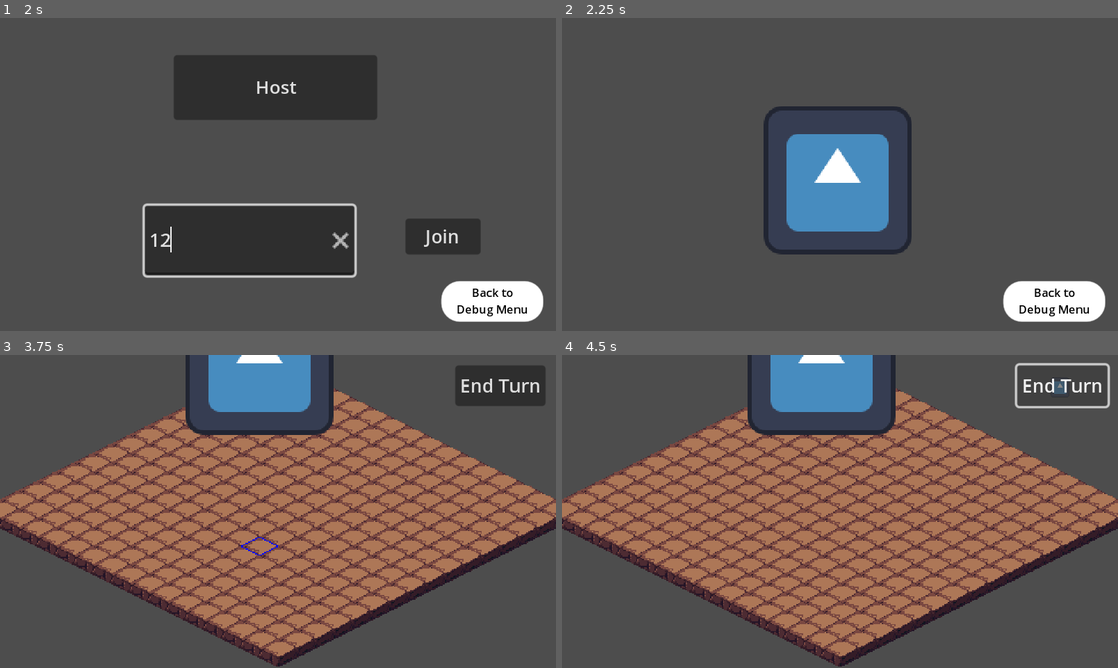
Above: before the commit, frames 1-4 (two rows, left to right).
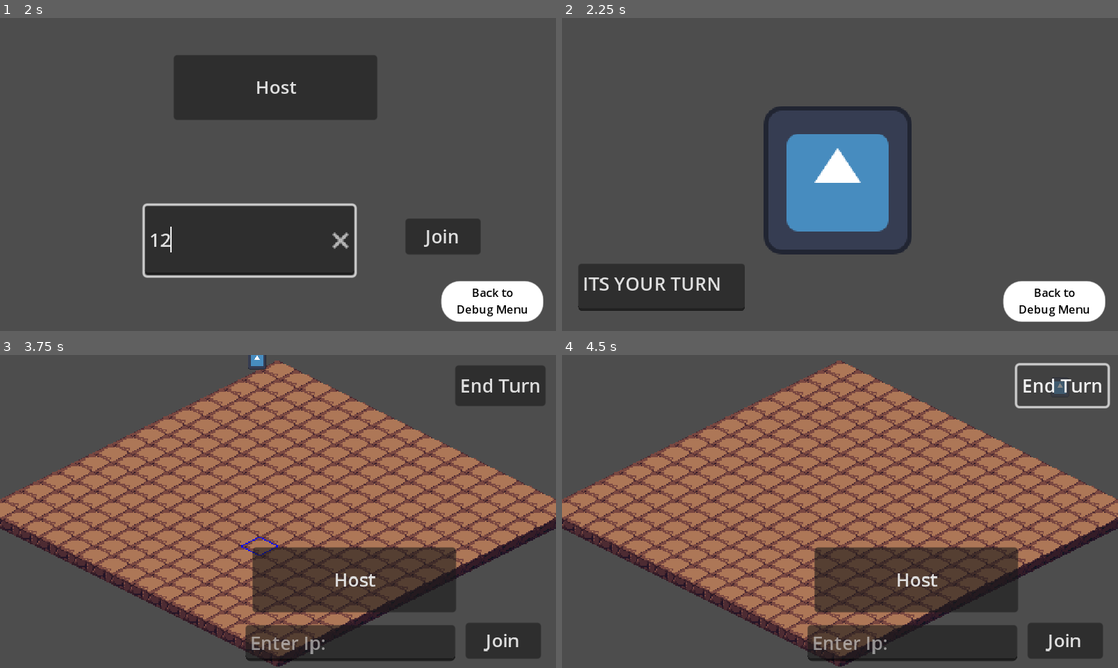
Above: after the commit, the same moments.

Repository: CodingMan275/gunslinger
Game: Godot game, scene res://debug_screen/debug_menu.tscn
The game is run twice, just before and just after one commit, with the same random seed, the same clock (stepped at 60 frames per second) and the same inputs. The engine's default icon, where the game draws it, is replaced by a stand-in: a white triangle on a blue panel in a dark square.
Inputs (mouse positions are in pixels of both pictures, inside the frame that each line leads up to):
- Up to frame 1 (2 s): click "world" at 0.5 s; click (250, 240) at 1.27 s; type "12" at 1.35 s
- Up to frame 2 (2.25 s): click "Host" at 2 s
- Up to frame 3 (3.75 s): click "Back to Debug Menu" at 2.75 s; click "node_2d" at 3.5 s
- Up to frame 4 (4.5 s): click "End Turn" at 4.25 s

Frame 1 is identical in both runs. In frame 2, 4.4% of the frame differs, in the area x 2-33%, y 78-94%; in frame 3, 19%; in frame 4, 19%, in the area x 33-98%, y 0-98%.

Commit message:
Peer Id, Connections, and Tile Map
Okay NOW its not going to break.
I am getting an error about a packed scene, will look into shortly

Diff:
--- a/Player.tscn
+++ b/Player.tscn
@@ -10,6 +10,9 @@
 properties/0/path = NodePath(".:position")
 properties/0/spawn = true
 properties/0/replication_mode = 1
+properties/1/path = NodePath("CanvasLayer:visible")
+properties/1/spawn = true
+properties/1/replication_mode = 1
 
 [node name="Player" type="CharacterBody2D"]
 collision_layer = 2
@@ -24,4 +27,13 @@
 [node name="MultiplayerSynchronizer" type="MultiplayerSynchronizer" parent="."]
 replication_config = SubResource("SceneReplicationConfig_42imv")
 
+[node name="CanvasLayer" type="CanvasLayer" parent="."]
+
+[node name="TextEdit" type="TextEdit" parent="CanvasLayer"]
+offset_left = 14.0
+offset_top = 212.0
+offset_right = 158.0
+offset_bottom = 253.0
+text = "ITS YOUR TURN"
+
 [connection signal="ready" from="." to="." method="_on_ready"]
--- a/node_2d.tscn
+++ b/node_2d.tscn
@@ -450,6 +450,14 @@
 sources/0 = SubResource("TileSetAtlasSource_p1dyh")
 sources/1 = SubResource("TileSetAtlasSource_bqeqs")
 
+[sub_resource type="SceneReplicationConfig" id="SceneReplicationConfig_mfl53"]
+properties/0/path = NodePath("MoveablePlayer:position")
+properties/0/spawn = true
+properties/0/replication_mode = 1
+properties/1/path = NodePath("CanvasLayer/Button:button_pressed")
+properties/1/spawn = true
+properties/1/replication_mode = 1
+
 [node name="Node2D" type="Node2D"]
 
 [node name="TileMap" type="TileMap" parent="."]
@@ -460,23 +468,65 @@
 layer_1/name = "Layer1"
 layer_1/y_sort_enabled = true
 script = ExtResource("3_m8k54")
-
-[node name="Camera2D" type="Camera2D" parent="."]
-offset = Vector2(16, 130)
-
-[node name="MoveablePlayer" parent="." instance=ExtResource("4_pa1d4")]
-
-[node name="CanvasLayer" type="CanvasLayer" parent="."]
-
-[node name="Button" type="Button" parent="CanvasLayer"]
+player_scene = ExtResource("5_lmdmc")
+
+[node name="CanvasLayer" type="CanvasLayer" parent="TileMap"]
+
+[node name="Button" type="Button" parent="TileMap/CanvasLayer"]
 offset_left = 393.0
 offset_top = 9.0
 offset_right = 471.0
 offset_bottom = 44.0
 action_mode = 0
 text = "End Turn"
-
-[node name="Player" parent="." instance=ExtResource("5_lmdmc")]
-
-[connection signal="Order" from="TileMap" to="Player" method="_on_tile_map_order"]
-[connection signal="pressed" from="CanvasLayer/Button" to="TileMap" method="_on_button_pressed"]
+metadata/_edit_use_anchors_ = true
+
+[node name="Host" type="Button" parent="TileMap/CanvasLayer"]
+anchors_preset = -1
+anchor_left = 0.454
+anchor_top = 0.615
+anchor_right = 0.82
+anchor_bottom = 0.822
+offset_left = 0.0799866
+offset_top = -0.0500031
+offset_right = 0.103973
+offset_bottom = -0.00396729
+text = "Host"
+metadata/_edit_use_anchors_ = true
+
+[node name="Join" type="Button" parent="TileMap/CanvasLayer"]
+anchors_preset = -1
+anchor_left = 0.837
+anchor_top = 0.856
+anchor_right = 0.973
+anchor_bottom = 0.97
+offset_left = 0.23999
+offset_top = -0.12001
+offset_right = -0.0400391
+offset_bottom = 0.100006
+text = "Join"
+metadata/_edit_use_anchors_ = true
+
+[node name="LineEdit" type="LineEdit" parent="TileMap/CanvasLayer"]
+offset_left = 212.0
+offset_top = 233.0
+offset_right = 393.0
+offset_bottom = 264.0
+placeholder_text = "Enter Ip:"
+clear_button_enabled = true
+metadata/_edit_use_anchors_ = true
+
+[node name="Camera2D" type="Camera2D" parent="."]
+offset = Vector2(16, 130)
+
+[node name="MoveablePlayer" parent="." instance=ExtResource("4_pa1d4")]
+
+[node name="MultiplayerSpawner" type="MultiplayerSpawner" parent="."]
+spawn_path = NodePath("../TileMap")
+
+[node name="MultiplayerSynchronizer" type="MultiplayerSynchronizer" parent="."]
+replication_config = SubResource("SceneReplicationConfig_mfl53")
+
+[connection signal="pressed" from="TileMap/CanvasLayer/Button" to="TileMap" method="_on_button_pressed"]
+[connection signal="pressed" from="TileMap/CanvasLayer/Host" to="TileMap" method="_on_host_pressed"]
+[connection signal="pressed" from="TileMap/CanvasLayer/Join" to="TileMap" method="_on_join_pressed"]
--- a/player.gd
+++ b/player.gd
@@ -11,14 +11,34 @@
 
 #Player ID which will be determined on creation
 #Based on number of current connected peers
-var Player_ID = 0
+var Host_ID = 0
+var Client_ID = 0
 
+
+#When Host instantitates the play it is given special player 1 priviliges
+#Also giving it an ID based on number of peers messed it up
+func _on_host_id_signal(ID) -> void:
+	Host_ID = ID
+	pass # Replace with function body.
 
 #When the player is spawned into the 'tree' or scene it is giving
 #itself authority to itself multiplayer wise. Basically it gives you control
 #over your character
 func _enter_tree():
 	set_multiplayer_authority(name.to_int())
+
+	#Host is having some issues when peer connects and keeping its orignial ID of 1
+	#So now if the peer did not connected by host its ID its Host ID is zero
+	#and it gets a client ID, again could not find a more elegant solution but it will work
+	#Could proabably get it down to one static ID on a function that does not get called multiple times
+	#Sorry, -Josh
+	if Host_ID == 0:
+		Client_ID = multiplayer.get_peers().size() + 1
+		print(Client_ID)
+	else:
+		#Nothing changes its id is still 1
+		Host_ID = 1
+
 
 #Every tic or game update 'delta' the move function is being called
 func _physics_process(delta):
@@ -52,7 +72,7 @@
 	#increase the players velocity to max speed
 	velocity += Accel
 	velocity = velocity.limit_length(MAX_SPEED)
-	print(Player_ID)
+
 
 
 #When the signal from the world turn order is actvated this function
@@ -60,11 +80,8 @@
 func _on_tile_map_order(x) -> void:
 	print("Player")
 	print(x)
+	if(Host_ID == x || Client_ID == x):
+		$CanvasLayer.show()
+	else:
+		$CanvasLayer.hide()
 	pass # Replace with function body.
-
-func _on_ready() -> void:
-		#Array is empty when host is present, plus 1 to give it plyaer ID 1
-	#everytime a player spawns in the scene this runs and it is given its ID
-	Player_ID = multiplayer.get_peers().size() + 1
-	print(Player_ID)
-	pass # Replace with function body.
--- a/tile_map.gd
+++ b/tile_map.gd
@@ -20,6 +20,7 @@
 			}
 			set_cell(0, Vector2(x, y), 0, Vector2i(0, 0), 0)
 	#print(Dict)
+	#line_edit.grab_focus()
 
 func _process(delta):
 	var tile = local_to_map(get_global_mouse_position())
@@ -41,7 +42,92 @@
 	if Turn_Order == 3:
 		Turn_Order = 1
 	#Check
-	print(Turn_Order)
+	#print(Turn_Order)
 	#Signal is emitted with the information of turn order
 	Order.emit(Turn_Order)
 	pass # Replace with function body.
+
+#LAN JOSH STUFF
+#LAN Multiplayer tutorial https://www.youtube.com/watch?v=M0LJ9EsS_Ak
+
+#Peer can be both a client or host, its just who you are
+var peer = ENetMultiplayerPeer.new()
+
+signal Host_ID_Signal
+
+#This is what the player will be, whatever the player controller is plug in here
+@export var player_scene : PackedScene
+
+@onready var line_edit = get_node("CanvasLayer/LineEdit")
+
+#Creating a server on someones machine
+func _on_host_pressed() -> void:
+
+	#Will get a window user's LAN IP address, each device has its own unique
+	#LAN IP which needs to be shared somehow
+	#https://forum.godotengine.org/t/how-to-get-local-ip-address/10399/2
+	var LAN_IP = IP.resolve_hostname(str(OS.get_environment("COMPUTERNAME")),1)
+	print(LAN_IP)
+
+	#Arbitrary port, can be changed later or can be made inputable
+	peer.create_server(1027)
+	#creates the peer who is hosting
+	multiplayer.multiplayer_peer = peer
+	multiplayer.peer_connected.connect(add_player)
+	#Add the player to the scene / game
+	add_player()
+	#Canvas no longer needed
+	$CanvasLayer/Join.hide()
+	$CanvasLayer/Host.hide()
+	$CanvasLayer/LineEdit.hide()
+#Joining someone who is hosting the game
+func _on_join_pressed() -> void:
+	#IP of SUNY Poly, can be changed later
+	peer.create_client(line_edit.text, 1027)
+	#Create client peer
+	multiplayer.multiplayer_peer = peer
+
+
+	#Canvas no longer needed
+	$CanvasLayer/Join.hide()
+	$CanvasLayer/Host.hide()
+	$CanvasLayer/LineEdit.hide()
+
+	#Adding player number 1
+func add_player(id = 1):
+	#Create an instance of the player scene
+	var player = player_scene.instantiate()
+	#Makes the player name the ID
+	player.name = str(id)
+	#This should make the instance of the character a child of then scene
+	call_deferred("add_child", player)
+
+	#Signal for host to get ID which is player 1, not ideal but no other solution found
+	Host_ID_Signal.emit(1)
+
+	#Exiting the game
+	#This does not work as intended, client is not properly deleted
+	#If host dissconects no one else is booted
+	#Probably has soething to do with clients not having IDs yet
+	#Unclear on how dissconnecting mid match and rejoing would work
+	#I feel confident I could make it work.
+	#Really unclear on how save states would work, not as confident in that
+func exit_game(id):
+	#Deletes host player when they dissconnect
+	multiplayer.peer_disconnected.connect(del_player)
+	del_player(id)
+
+#Calls rpc for deleting players when it dissconnected
+#Not sure why we need two functions del_player and _del_player
+#Just followed tutorial and it broke when I tried to make it more compact
+#A non-issue
+func del_player(id):
+	rpc("_del_player", id)
+
+#RPC is very important for multiplayer in godot, apparently
+@rpc("any_peer","call_local")
+
+#Finally deletes player with ID
+func _del_player(id):
+	#deletes node in the world scene
+	get_node(str(id)).queue_free()
--- a/world.gd
+++ b/world.gd
@@ -1,17 +1,10 @@
 extends Node2D
 #LAN Multiplayer tutorial https://www.youtube.com/watch?v=M0LJ9EsS_Ak
 
-
-#As of right now it is hard coded to only work When
-#Josh hosts the game because of the LAN IP address
-#Working on better solutions now
-
-#Just something to prove LAN is possible with basic movements
-#I feel confident that if we get a world controller / automatic rules controller
-#it would be easy to properly sync and async what is needed per player
-
 #Peer can be both a client or host, its just who you are
 var peer = ENetMultiplayerPeer.new()
+
+signal Host_ID_Signal
 
 #This is what the player will be, whatever the player controller is plug in here
 @export var player_scene : PackedScene
@@ -60,6 +53,9 @@
 	#This should make the instance of the character a child of then scene
 	call_deferred("add_child", player)
 
+	#Signal for host to get ID which is player 1, not ideal but no other solution found
+	Host_ID_Signal.emit(1)
+
 	#Exiting the game
 	#This does not work as intended, client is not properly deleted
 	#If host dissconects no one else is booted
--- a/world.tscn
+++ b/world.tscn
@@ -53,5 +53,6 @@
 offset_right = 231.0
 offset_bottom = 122.0
 
+[connection signal="Host_ID_Signal" from="." to="." method="_on_host_id_signal"]
 [connection signal="pressed" from="CanvasLayer/Host" to="." method="_on_host_pressed"]
 [connection signal="pressed" from="CanvasLayer/Join" to="." method="_on_join_pressed"]
Not shown: 1 places in node_2d.tscn that only renumber resources
